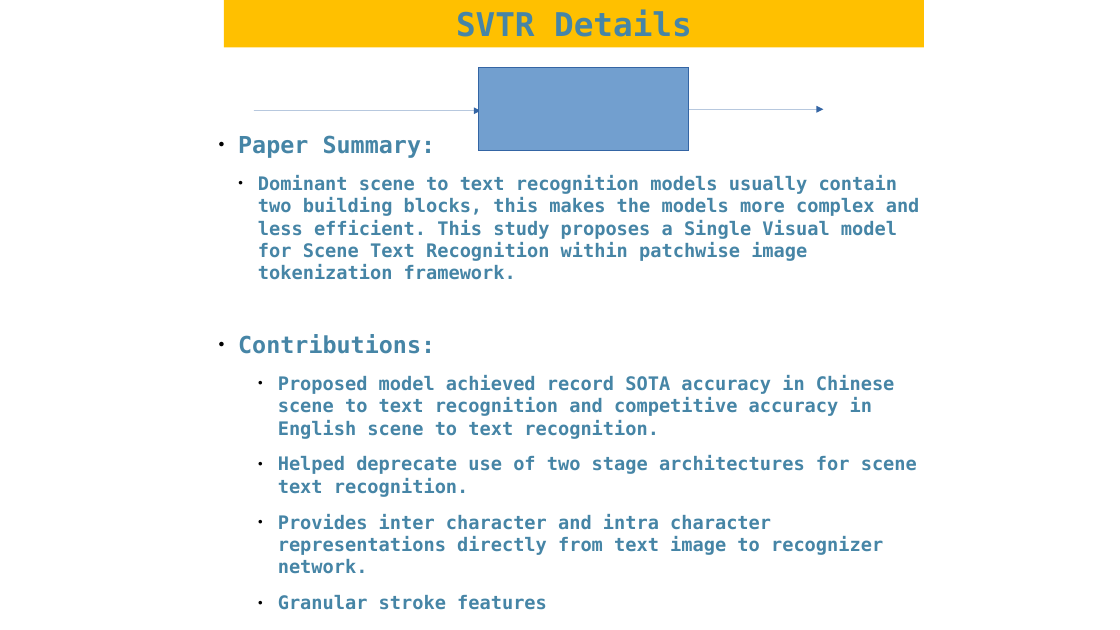
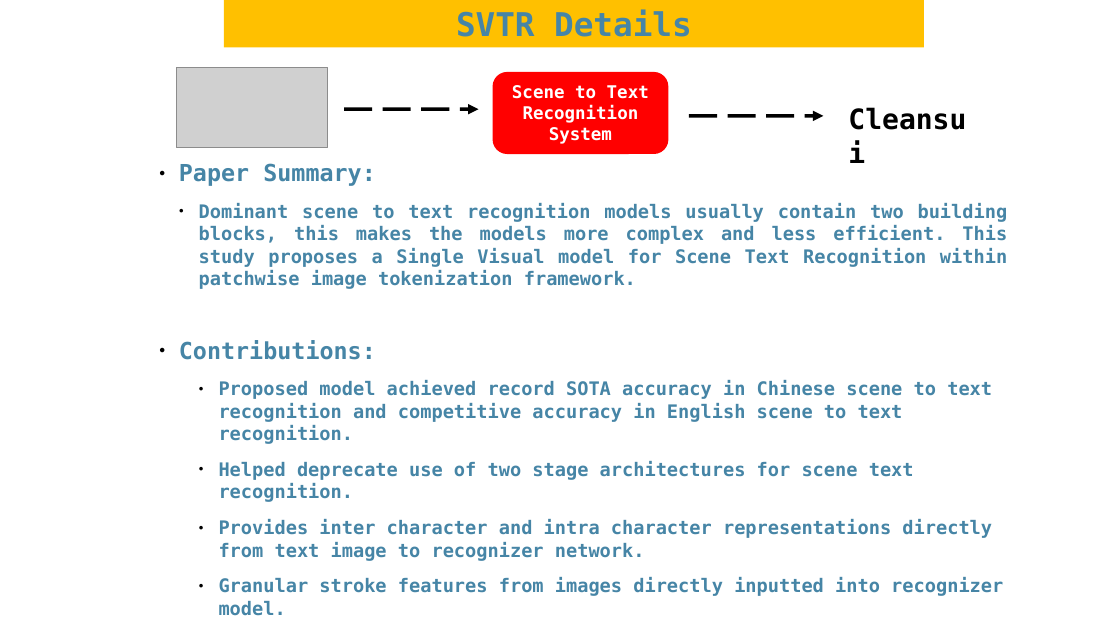
Before and after one commit to raghibnsl/NSL_Training, a slide deck: slide 2 of svtr_ppt/draft_.odp. Drawn at 1120x630 pixels with LibreOffice and Linux fonts; fonts in the diff are those of the drawing; grey boxes stand for pictures. Boxes give left, top, right and bottom in pixels: in the first picture for what was removed or moved away, otherwise in the second. Text is boxed around its words. In the diff, an @@ line names an element or a change of style, - is before the commit and + after.

```diff
--- a/svtr_ppt/draft_.odp
+++ b/svtr_ppt/draft_.odp
@@ picture added at [176,67,328,148] @@
@@ rounded rectangle "Scene to Text Recognition System": place and size @@
-rounded rectangle "Scene to Text Recognition System" at [479,67,689,151]
+rounded rectangle "Scene to Text Recognition System" at [494,73,667,153]
@@ rounded rectangle "Scene to Text Recognition System" at [494,73,667,153]: rectangle to rounded rectangle; fill #729FCF to #FF0000; outline #3465A4 0 pt to #FF0000 2.3 pt @@
@@ text in rounded rectangle at [512,85,649,144]: text added @@
+Scene to Text Recognition System
@@ arrow moved from (254, 111) - (481, 111) to (344, 109) - (479, 109) @@
@@ arrow (344, 109) - (479, 109): stroke #3465A4 0 pt to #000000 3 pt dashed @@
@@ arrow moved from (689, 109) - (823, 109) to (689, 116) - (823, 116) @@
@@ arrow (689, 116) - (823, 116): stroke #3465A4 0 pt to #000000 3 pt dashed @@
@@ text added at [840,97,991,134], 24 pt, text #000000, bold @@
+Cleansui
@@ text "Paper Summary:": place and size @@
-text "Paper Summary:" at [238,135,920,574]
+text "Paper Summary:" at [179,163,1008,616]
@@ text at [199,203,1008,289]: alignment left to justified @@
@@ text at [219,578,1003,616]: text changed @@
-    ● Granular stroke features
+    ● Granular stroke features from images directly inputted into recognizer model.
```
Also in this commit, not shown: 4 other slides changed, 1 slide added.
